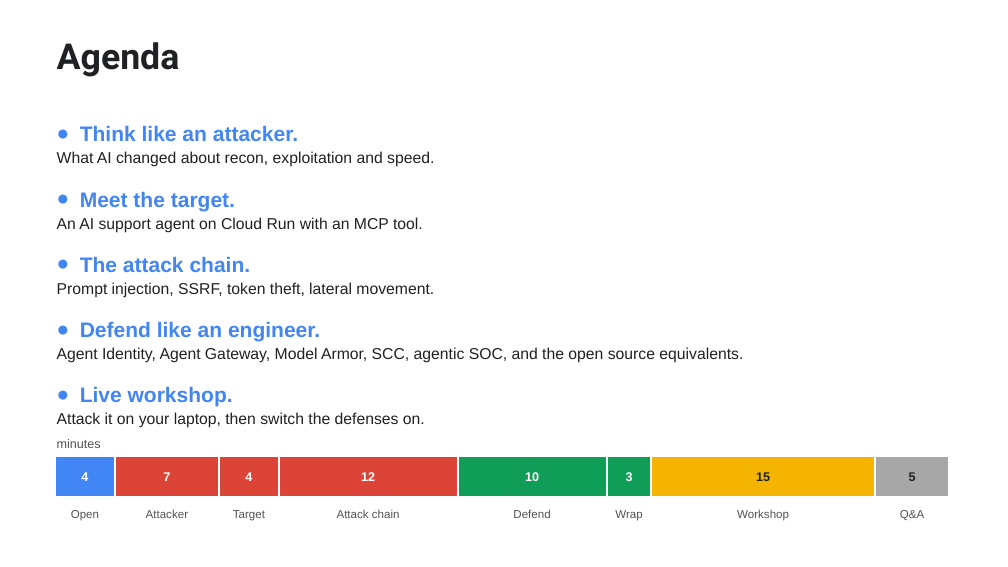
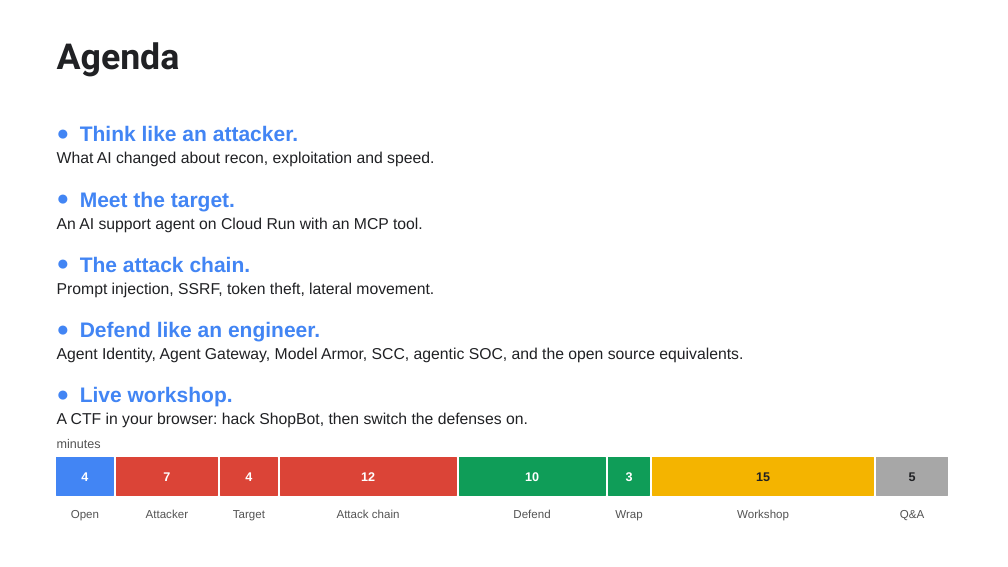
Before and after one commit to 1mr0-tech/GNIT-workshop, a slide deck: slide 3 of slides/hack-the-cloud.pptx. Drawn at 1008x567 pixels with LibreOffice and Linux fonts; fonts in the diff are those of the drawing. Boxes give left, top, right and bottom in pixels: in the first picture for what was removed or moved away, otherwise in the second. Text is boxed around its words. In the diff, an @@ line names an element or a change of style, - is before the commit and + after.

Commit message:
Turn the lab into a browser-based CTF
ShopBot now has a web interface: chat with an agent trace, eight challenges with
scoring and paid hints, defense toggles, a tool inspector and a scanner. Flags
depend on the defense configuration. Ports are configurable. Slides and README
updated to match.

```diff
--- a/slides/hack-the-cloud.pptx
+++ b/slides/hack-the-cloud.pptx
@@ text at (57, 412, 528, 428): text changed @@
-Attack it on your laptop, then switch the defenses on.
+A CTF in your browser: hack ShopBot, then switch the defenses on.
```
Also in this commit, not shown: 3 other slides changed, 4 slides added, 4 slides removed, 15 other files.
